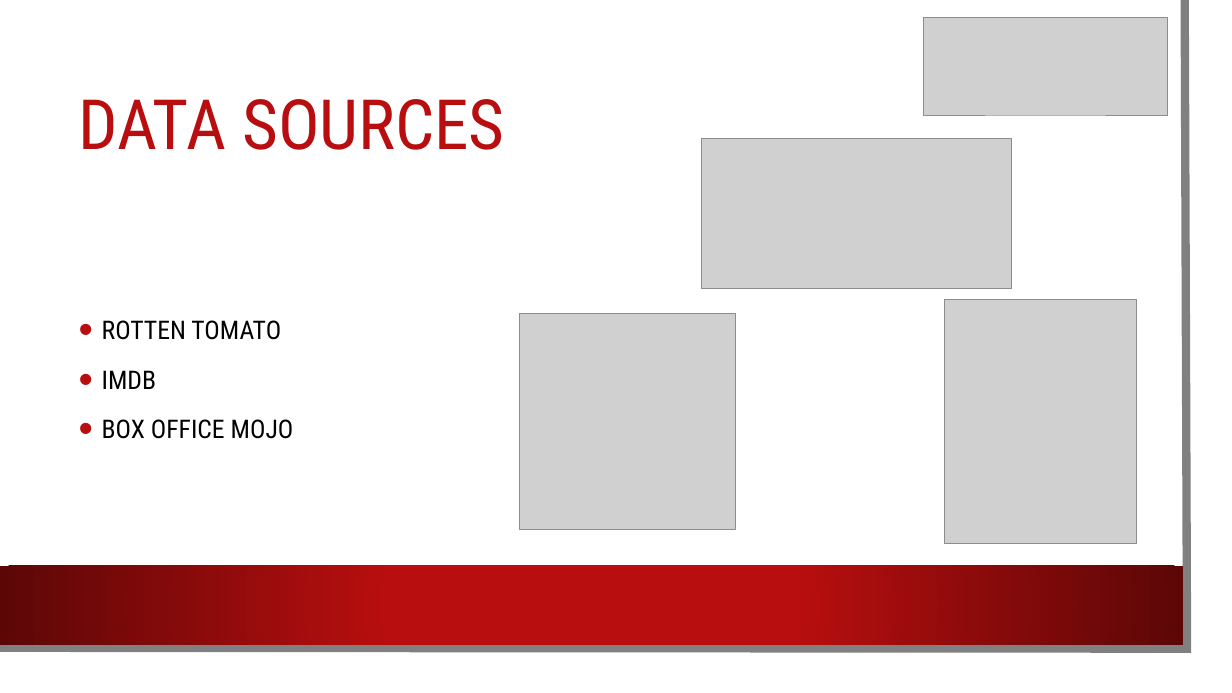
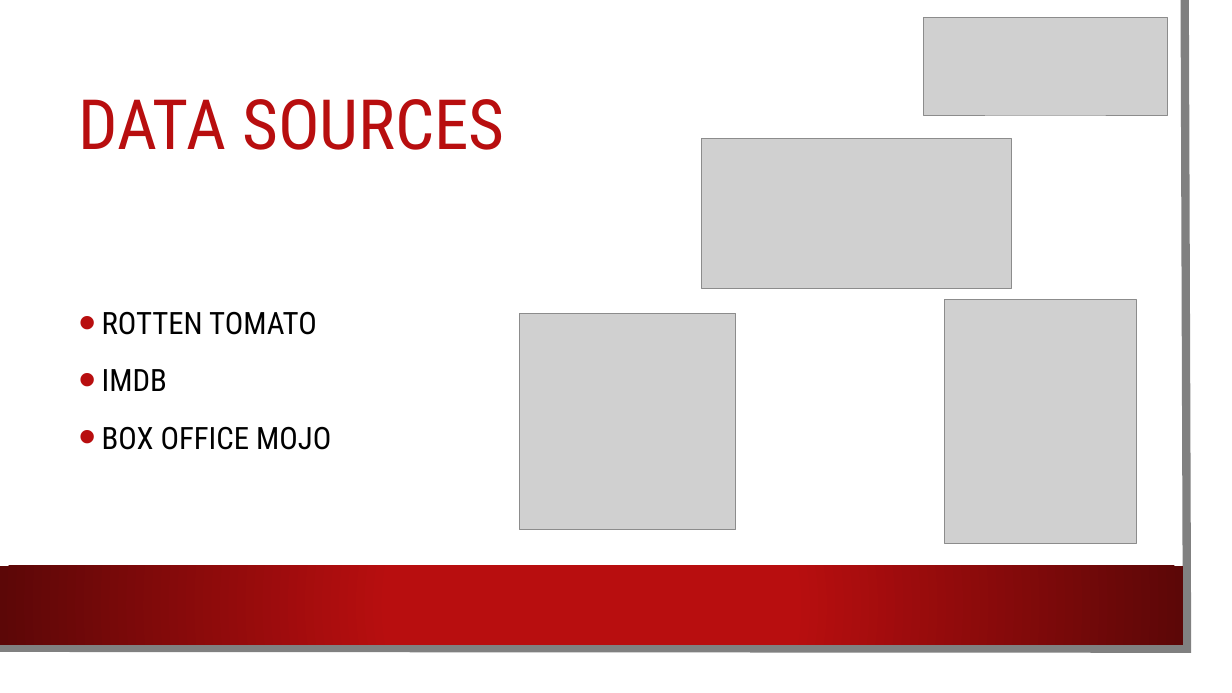
Before and after one commit to AnyaKatz/TraficPreventer, a slide deck: slide 5 of MOVIFIER.pptx. Drawn at 1232x693 pixels with LibreOffice and Linux fonts; fonts in the diff are those of the drawing; grey boxes stand for pictures; background and template pictures are left out. Boxes give left, top, right and bottom in pixels: in the first picture for what was removed or moved away, otherwise in the second. Text is boxed around its words. In the diff, an @@ line names an element or a change of style, - is before the commit and + after.

```diff
--- a/MOVIFIER.pptx
+++ b/MOVIFIER.pptx
@@ text "ROTTEN TOMATO" at bbox=[102, 311, 331, 450]: size 20 to 24 pt @@
```
Also in this commit, not shown: 1 other slide changed, 1 slide added, 1 slide removed.
